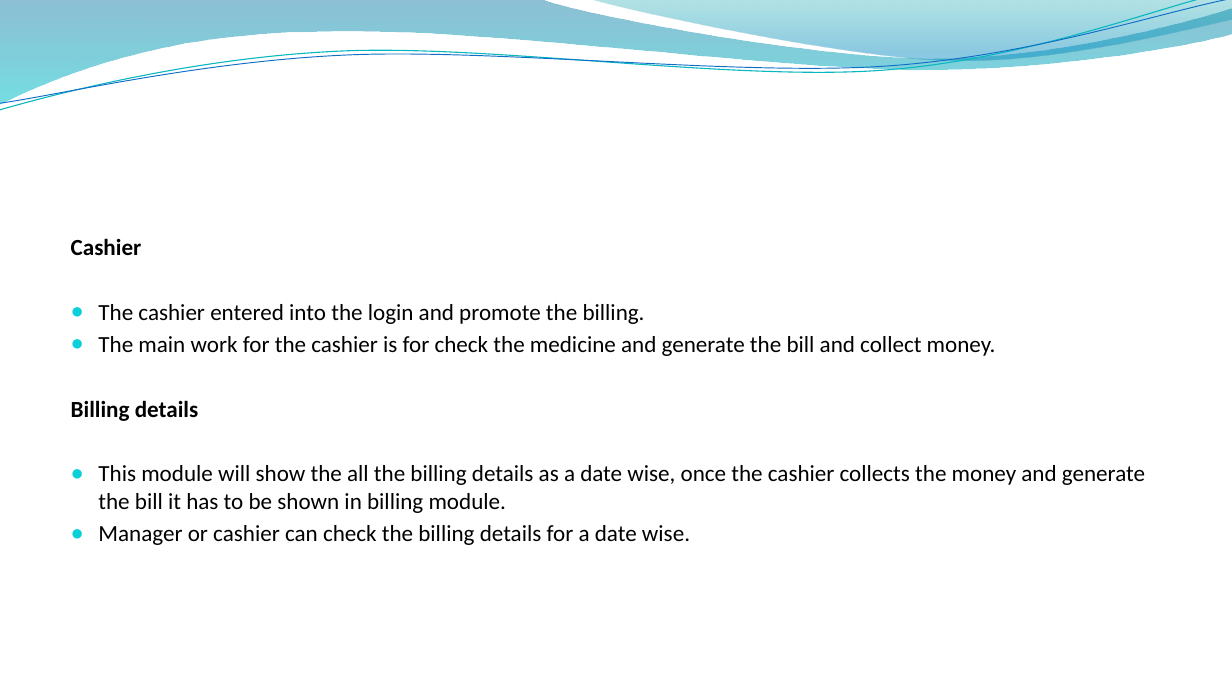
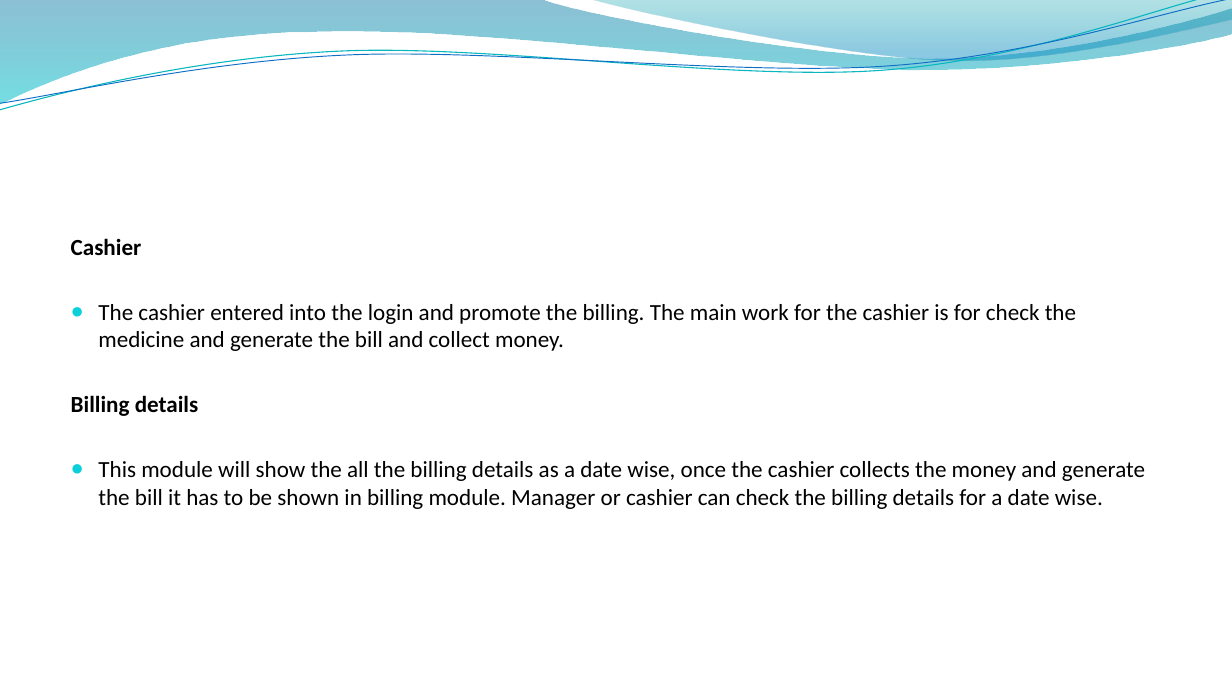
Before and after one commit to gokul18b/2023, a slide deck: slide 8 of batch 2/ppt2/MEDICAL SHOP.pptx. Drawn at 1232x693 pixels with LibreOffice and Linux fonts; fonts in the diff are those of the drawing; background and template pictures are left out. Boxes give left, top, right and bottom in pixels: in the first picture for what was removed or moved away, otherwise in the second. Text is boxed around its words. In the diff, an @@ line names an element or a change of style, - is before the commit and + after.

```diff
--- a/batch 2/ppt2/MEDICAL SHOP.pptx
+++ b/batch 2/ppt2/MEDICAL SHOP.pptx
@@ text at box(98, 304, 1076, 351): text changed @@
-● The cashier entered into the login and promote the billing.
-● The main work for the cashier is for check the medicine and generate the bill and collect money.
+● The cashier entered into the login and promote the billing. The main work for the cashier is for check the medicine and generate the bill and collect money.
@@ text at box(98, 461, 1145, 509): text changed @@
-● This module will show the all the billing details as a date wise, once the cashier collects the money and generate the bill it has to be shown in billing module.
-● Manager or cashier can check the billing details for a date wise.
+● This module will show the all the billing details as a date wise, once the cashier collects the money and generate the bill it has to be shown in billing module. Manager or cashier can check the billing details for a date wise.
```
Also in this commit, not shown: 2 other slides changed, 48 other files.
